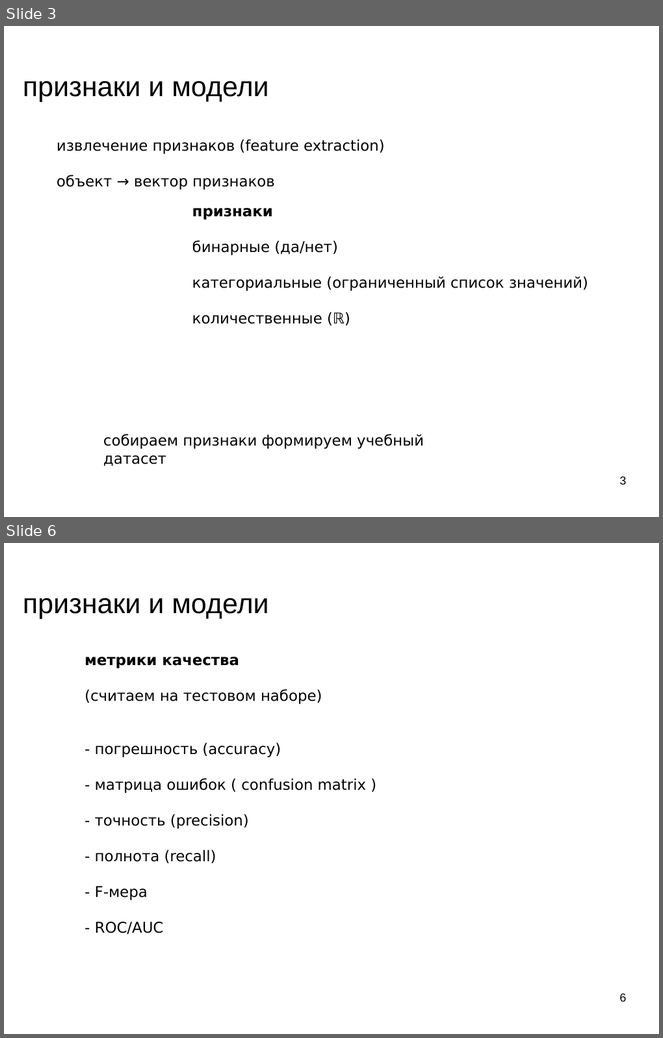
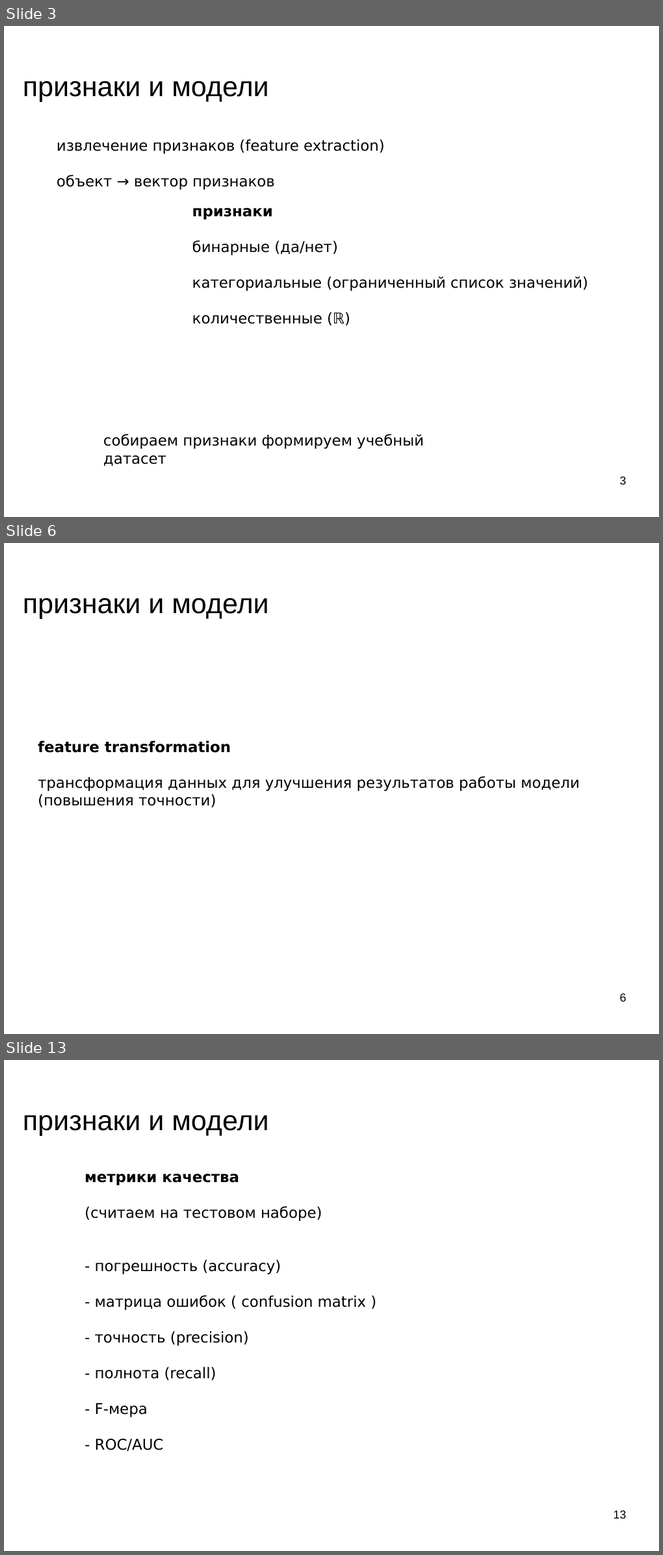
Before and after one commit to mechanoid5/ml_lectorium_legacy, a slide deck: 12-fetch-anomal.odp. Shown one above the other, each under a label of ours: slides 3 and 6 before the commit, slides 3, 6 and 13 after it; the slides between them are not shown. The pictures are 663x1038 and 663x1555 pixels, drawn with LibreOffice and Linux fonts; fonts in the diff are those of the drawing; background and template pictures are left out. Boxes give left, top, right and bottom in pixels: in the first picture for what was removed or moved away, otherwise in the second. Text is boxed around its words. In the diff, an @@ line names an element or a change of style, - is before the commit and + after.

```diff
--- a/12-fetch-anomal.odp
+++ b/12-fetch-anomal.odp
@@ slide 6 added at (4, 543, 659, 1034), background picture (left out) @@
@@ title added at (23, 598, 269, 618), 33.9 pt, text #000000 @@
+признаки и модели
@@ text added at (38, 741, 579, 808), 18 pt, text #000000 @@
+feature transformation
+трансформация данных для улучшения результатов работы модели (повышения точности)
@@ page number added at (620, 993, 627, 1002), 14 pt, text #000000 @@
+6
@@ what was slide 6 is now slide 13 @@
@@ page number at (614, 1510, 627, 1519): text changed @@
-6
+13
```
Also in this commit, not shown: 8 other slides added, 2 slides removed, 1 other file.
